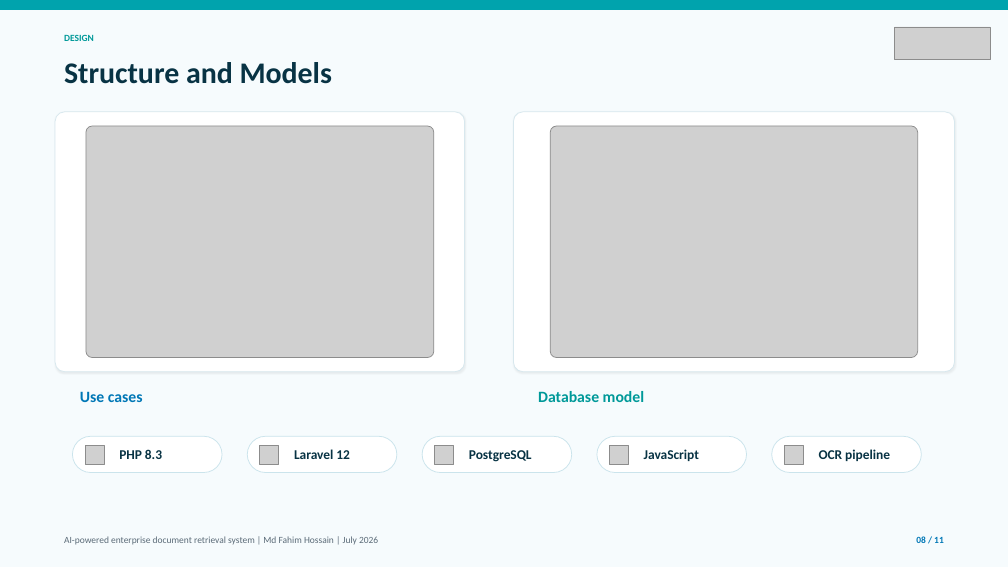
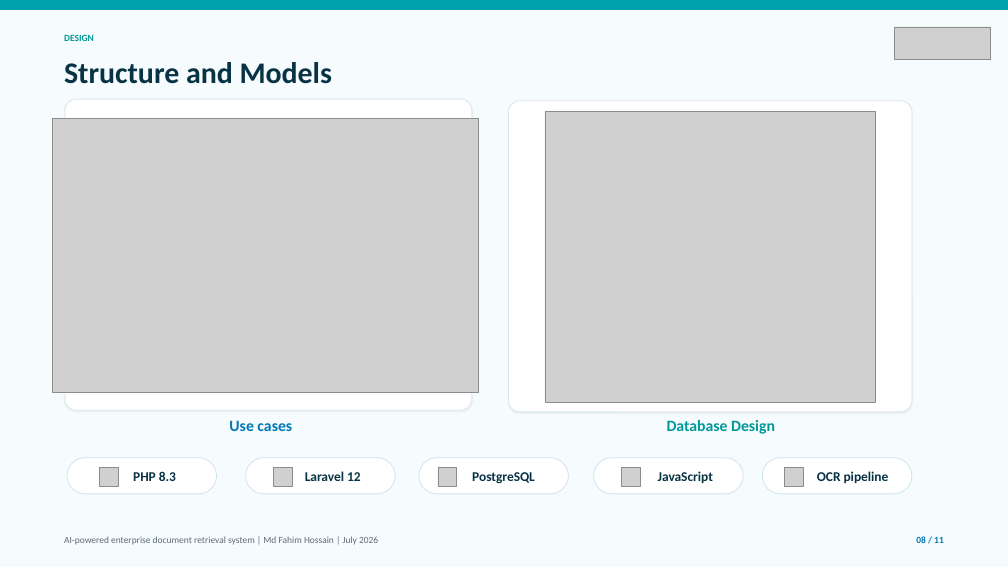
Before and after one commit to alifhossain174/Masters-Internship-Report, a slide deck: slide 8 of Software Specification & Design.pptx. Drawn at 1008x567 pixels with LibreOffice and Linux fonts; fonts in the diff are those of the drawing; grey boxes stand for pictures. Boxes give left, top, right and bottom in pixels: in the first picture for what was removed or moved away, otherwise in the second. Text is boxed around its words. In the diff, an @@ line names an element or a change of style, - is before the commit and + after.

Commit message:
Updated Presentation

```diff
--- a/Software Specification & Design.pptx
+++ b/Software Specification & Design.pptx
@@ picture: place and size @@
-picture at bbox=[86, 126, 434, 358]
+picture at bbox=[52, 118, 478, 392]
@@ rounded rectangle: place and size @@
-rounded rectangle at bbox=[55, 112, 465, 372]
+rounded rectangle at bbox=[65, 99, 472, 411]
@@ rounded rectangle: place and size @@
-rounded rectangle at bbox=[513, 112, 954, 372]
+rounded rectangle at bbox=[509, 101, 913, 412]
@@ picture: place and size @@
-picture at bbox=[551, 126, 918, 358]
+picture at bbox=[545, 112, 876, 403]
@@ text "Use cases": place and size @@
-text "Use cases" at bbox=[80, 391, 143, 402]
+text "Use cases" at bbox=[229, 420, 292, 431]
@@ picture removed at bbox=[85, 446, 104, 465] @@
@@ picture removed at bbox=[260, 446, 279, 465] @@
@@ picture removed at bbox=[435, 446, 454, 465] @@
@@ picture removed at bbox=[609, 446, 628, 465] @@
@@ text at bbox=[667, 420, 775, 434]: text changed @@
-Database model
+Database Design
@@ picture removed at bbox=[785, 446, 804, 465] @@
@@ 3 rounded rectangles: place and size @@
-3 rounded rectangles at bbox=[73, 436, 747, 473]
+3 rounded rectangles at bbox=[67, 457, 743, 494]
@@ picture added at bbox=[99, 467, 118, 486] @@
@@ text "PHP 8.3": place and size @@
-text "PHP 8.3" at bbox=[119, 449, 162, 459]
+text "PHP 8.3" at bbox=[133, 471, 176, 481]
@@ rounded rectangle: place and size @@
-rounded rectangle at bbox=[247, 436, 397, 473]
+rounded rectangle at bbox=[246, 457, 395, 494]
@@ picture added at bbox=[273, 467, 292, 486] @@
@@ text "Laravel 12": place and size @@
-text "Laravel 12" at bbox=[294, 449, 350, 459]
+text "Laravel 12" at bbox=[305, 471, 361, 481]
@@ picture added at bbox=[438, 467, 457, 486] @@
@@ text "PostgreSQL": place and size @@
-text "PostgreSQL" at bbox=[469, 450, 532, 462]
+text "PostgreSQL" at bbox=[472, 472, 535, 484]
@@ picture added at bbox=[622, 467, 641, 486] @@
@@ text "JavaScript": place and size @@
-text "JavaScript" at bbox=[644, 449, 699, 461]
+text "JavaScript" at bbox=[658, 471, 713, 483]
@@ rounded rectangle: place and size @@
-rounded rectangle at bbox=[772, 436, 922, 473]
+rounded rectangle at bbox=[762, 457, 912, 494]
@@ picture added at bbox=[785, 467, 804, 486] @@
@@ text "OCR pipeline": place and size @@
-text "OCR pipeline" at bbox=[819, 449, 890, 461]
+text "OCR pipeline" at bbox=[817, 471, 889, 483]
```
Also in this commit, not shown: 9 other slides changed, 1 other file.
